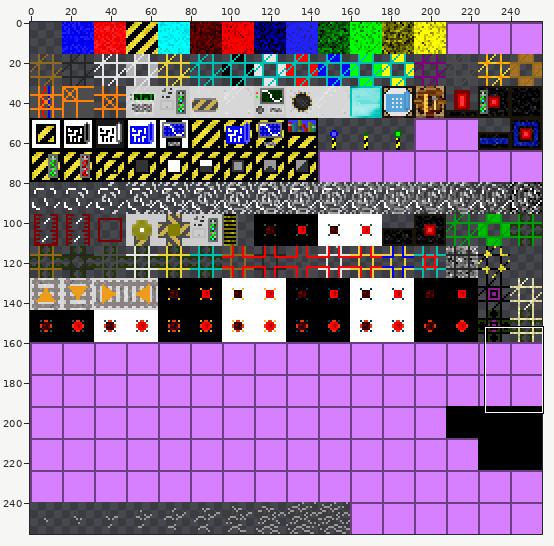
File history of a sprite sheet, buildcraft_resources/gfx/buildcraft/blocks/blocks.png. Above, an overview of the earlier version with the close-up marked.
Close-up. Old version:
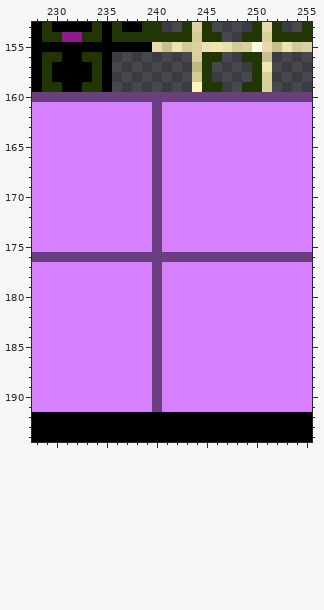
The file is 256x256 pixels. Pixels under 10% opacity are left out. Colours within 5 levels of each other are drawn and written as one. Shown: x 228..255, y 153..194.
And afterwards:
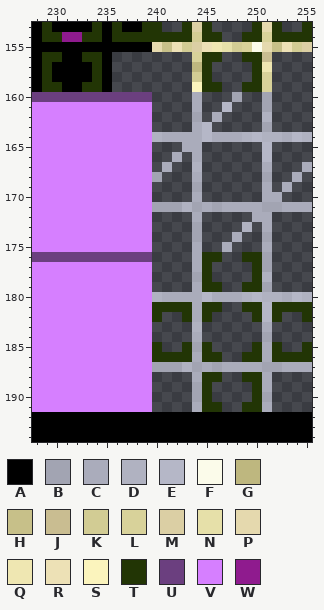
Palette (. is transparent): A #000000  B #a2a4b2  C #aaacbb  D #b0b2c1  E #b5b7c7  F #fbfbea  G #beb77f  H #c7c089  J #c9bd91  K #d2cc94  L #d8d29a  M #dbcfa4  N #e6e0a9  P #e5d9ae  Q #efe7b2  R #ede1b6  S #fbf4bd  T #223505  U #6b3f7f  V #d67fff  W #8f1b8e
Changes in this commit:
{"y":160,"x":240,"old":"UUUUUUUUUUUUUUUU","new":"....C...B..B...."}
{"y":161,"x":240,"old":"UVVVVVVVVVVVVVVV","new":"....C..E...B...."}
{"y":162,"x":240,"old":"UVVVVVVVVVVVVVVV","new":"....B.C....D...."}
{"y":163,"x":240,"old":"UVVVVVVVVVVVVVVV","new":"....CE.....B...."}
{"y":164,"x":240,"old":"UVVVVVVVVVVVVVVV","new":"DCCCCECCCDEDDCED"}
{"y":165,"x":240,"old":"UVVVVVVVVVVVVVVV","new":"...CC......E...."}
{"y":166,"x":240,"old":"UVVVVVVVVVVVVVVV","new":"..C.C......E...."}
{"y":167,"x":240,"old":"UVVVVVVVVVVVVVVV","new":".C..D......C...C"}
{"y":168,"x":240,"old":"UVVVVVVVVVVVVVVV","new":"B...C......B..C."}
{"y":169,"x":240,"old":"UVVVVVVVVVVVVVVV","new":"....B......C.C.."}
{"y":170,"x":240,"old":"UVVVVVVVVVVVVVVV","new":"....C......CC..."}
{"y":171,"x":240,"old":"UVVVVVVVVVVVVVVV","new":"BBBDBCBCCCCBBCCC"}
{"y":172,"x":240,"old":"UVVVVVVVVVVVVVVV","new":"....C.....CC...."}
{"y":173,"x":240,"old":"UVVVVVVVVVVVVVVV","new":"....B....D.C...."}
{"y":174,"x":240,"old":"UVVVVVVVVVVVVVVV","new":"....B...C..B...."}
{"y":175,"x":240,"old":"UVVVVVVVVVVVVVVV","new":"....C..C...C...."}
{"y":176,"x":240,"old":"UUUUUUUUUUUUUUUU","new":"....CTT..TTB...."}
{"y":177,"x":240,"old":"UVVVVVVVVVVVVVVV","new":"....CT....TB...."}
{"y":178,"x":240,"old":"UVVVVVVVVVVVVVVV","new":"....BT....TD...."}
{"y":179,"x":240,"old":"UVVVVVVVVVVVVVVV","new":"....CTT..TTB...."}
{"y":180,"x":240,"old":"UVVVVVVVVVVVVVVV","new":"DCCCCECCCDEDDCED"}
{"y":181,"x":240,"old":"UVVVVVVVVVVVVVVV","new":"TTTTCTT..TTETTTT"}
{"y":182,"x":240,"old":"UVVVVVVVVVVVVVVV","new":"T..TCT....TET..T"}
{"y":183,"x":240,"old":"UVVVVVVVVVVVVVVV","new":"....D......C...."}
{"y":184,"x":240,"old":"UVVVVVVVVVVVVVVV","new":"....C......B...."}
{"y":185,"x":240,"old":"UVVVVVVVVVVVVVVV","new":"T..TBT....TCT..T"}
{"y":186,"x":240,"old":"UVVVVVVVVVVVVVVV","new":"TTTTCTT..TTCTTTT"}
{"y":187,"x":240,"old":"UVVVVVVVVVVVVVVV","new":"BBBDBCBCCCCBBCCC"}
{"y":188,"x":240,"old":"UVVVVVVVVVVVVVVV","new":"....CTT..TTC...."}
{"y":189,"x":240,"old":"UVVVVVVVVVVVVVVV","new":"....BT....TC...."}
{"y":190,"x":240,"old":"UVVVVVVVVVVVVVVV","new":"....BT....TB...."}
{"y":191,"x":240,"old":"UVVVVVVVVVVVVVVV","new":"....CTT..TTC...."}
{"label":"changed","picture_box":[152,92,312,412]}
